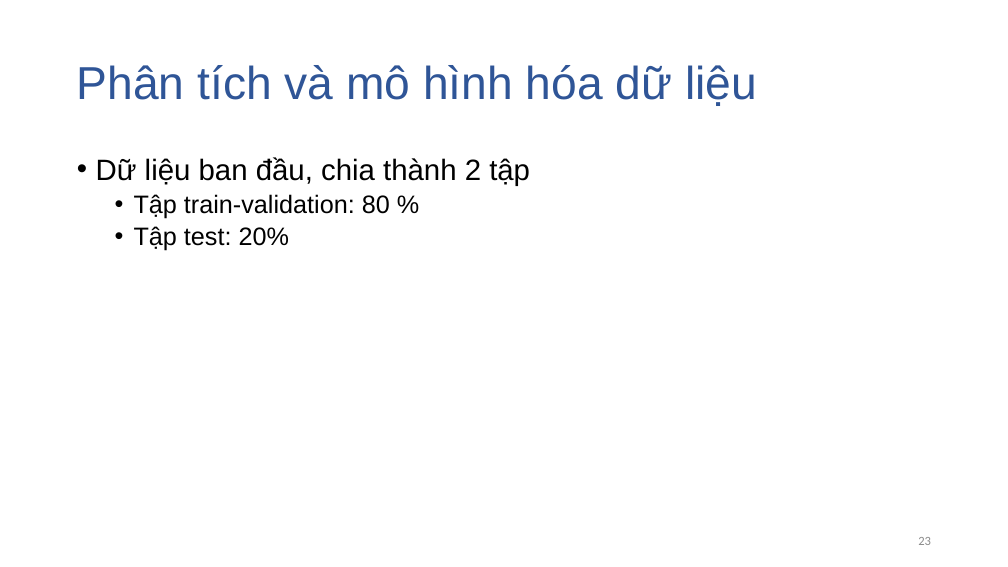
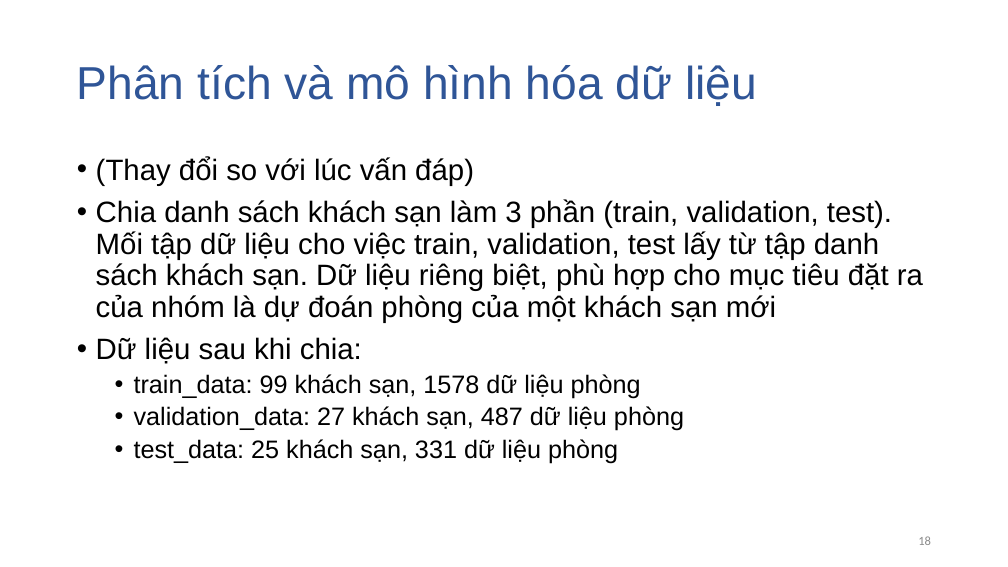
Before and after one commit to dtphat97/DataScienceFinal, a slide deck: slide 18 of Slide.pptx (slide 23 before the commit). Drawn at 1008x567 pixels with LibreOffice and Linux fonts; fonts in the diff are those of the drawing. Boxes give left, top, right and bottom in pixels: in the first picture for what was removed or moved away, otherwise in the second. Text is boxed around its words. In the diff, an @@ line names an element or a change of style, - is before the commit and + after.

```diff
--- a/Slide.pptx
+++ b/Slide.pptx
@@ text at (96,157,923,463): text changed; size 24 to 28 pt @@
-• Dữ liệu ban đầu, chia thành 2 tập
-  • Tập train-validation: 80 %
-  • Tập test: 20%
+• (Thay đổi so với lúc vấn đáp)
+• Chia danh sách khách sạn làm 3 phần (train, validation, test). Mối tập dữ liệu cho việc train, validation, test lấy từ tập danh sách khách sạn. Dữ liệu riêng biệt, phù hợp cho mục tiêu đặt ra của nhóm là dự đoán phòng của một khách sạn mới
+• Dữ liệu sau khi chia:
+  • train_data: 99 khách sạn, 1578 dữ liệu phòng
+  • validation_data: 27 khách sạn, 487 dữ liệu phòng
+  • test_data: 25 khách sạn, 331 dữ liệu phòng
@@ page number at (918,536,931,545): text changed @@
-23
+18
```
Also in this commit, not shown: 6 other slides changed, 1 slide added, 6 slides removed, 11 other files.
